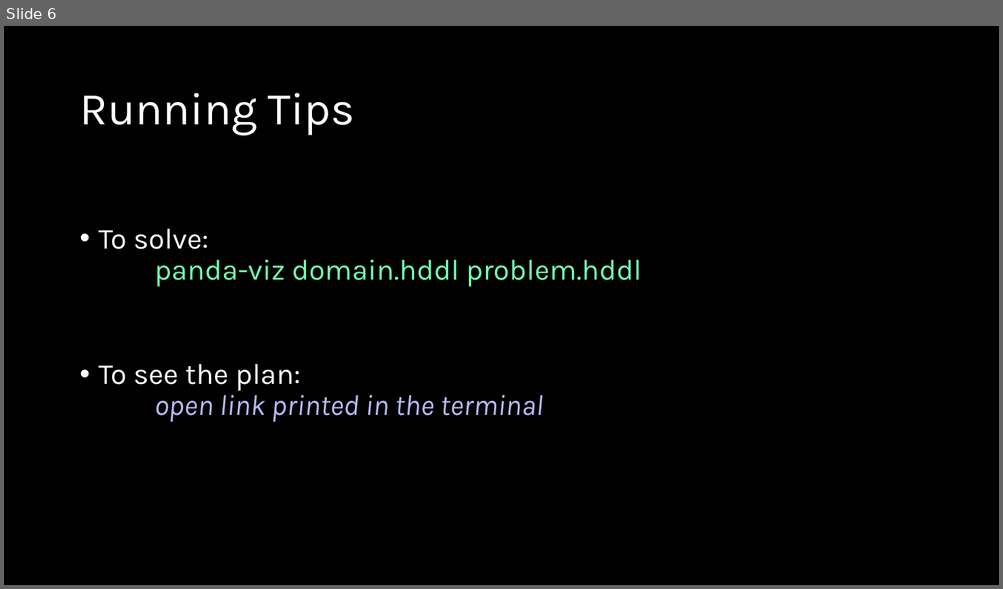
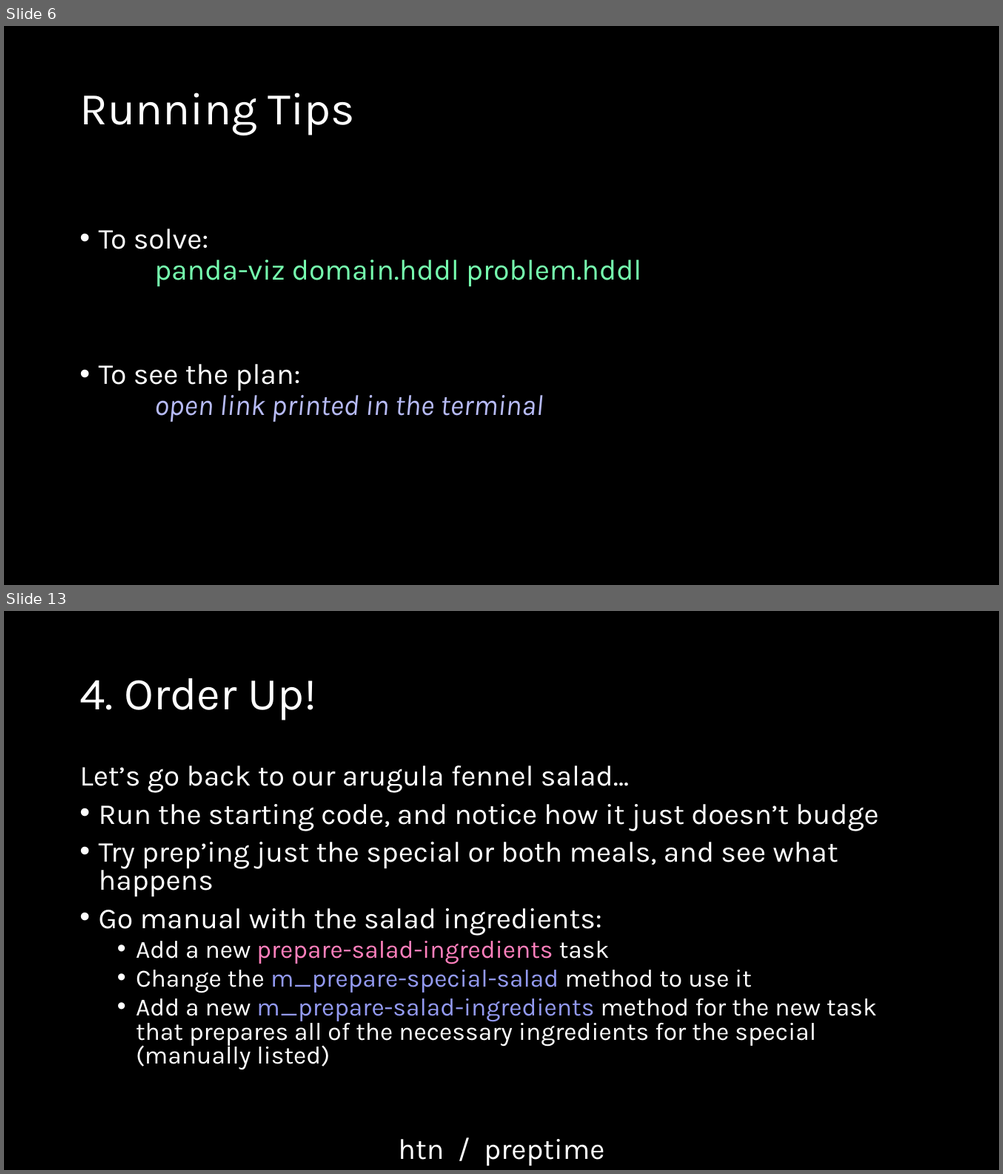
Before and after one commit to AI-Planning/modeling-in-pddl, a slide deck: exercises/cisc-813/htn/slides.pptx. Shown one above the other, each under a label of ours: slide 6 before the commit, slides 6 and 13 after it; the slides between them are not shown. The pictures are 1003x589 and 1003x1174 pixels, drawn with LibreOffice and Linux fonts; fonts in the diff are those of the drawing. Boxes give left, top, right and bottom in pixels: in the first picture for what was removed or moved away, otherwise in the second. Text is boxed around its words. In the diff, an @@ line names an element or a change of style, - is before the commit and + after.

```diff
--- a/exercises/cisc-813/htn/slides.pptx
+++ b/exercises/cisc-813/htn/slides.pptx
@@ slide 13 added at (4,611,999,1170), background #000000 @@
@@ title added at (79,678,316,721), 44 pt, text #FFFFFF @@
+4. Order Up!
@@ text added at (79,766,878,1071), 24 pt, text #FFFFFF @@
+Let’s go back to our arugula fennel salad…
+• Run the starting code, and notice how it just doesn’t budge
+• Try prep’ing just the special or both meals, and see what happens
+• Go manual with the salad ingredients:
+  • Add a new prepare-salad-ingredients task
+  • Change the m_prepare-special-salad method to use it
+  • Add a new m_prepare-salad-ingredients method for the new task that prepares all of the necessary ingredients for the special (manually listed)
+htn / preptime
```
Also in this commit, not shown: 3 slides changed, 6 other slides added, 8 slides removed, 10 other files.
